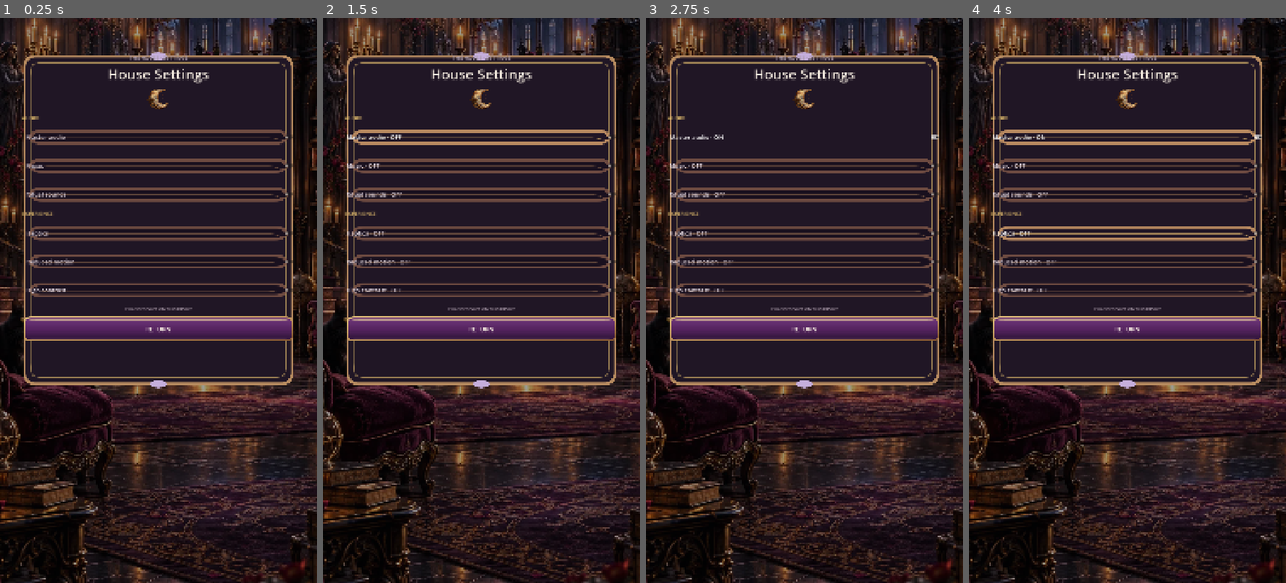
Above: before the commit, frames 1-4 (left to right).
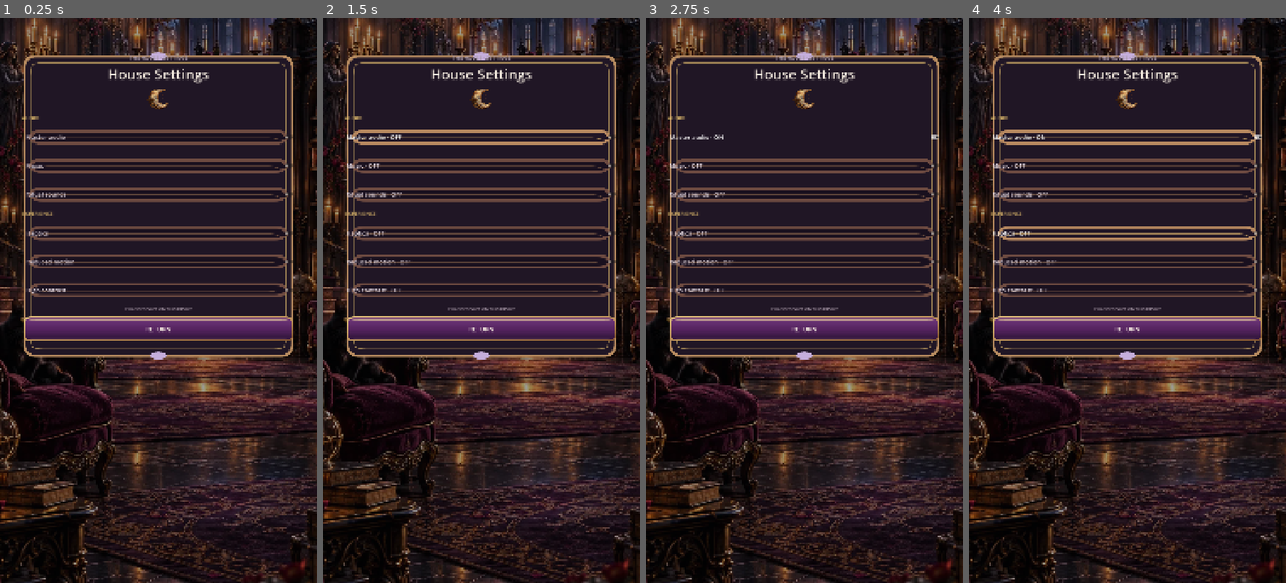
Above: after the commit, the same moments.

Repository: Jay-prodesign/akilta-match3
Game: Godot game, scene res://src/ui/settings/settings_panel.tscn
Same seed, same stepped clock (60 frames per second), same inputs: the game is played once before the commit and once after it. This scene is started directly instead of the project's main scene.
Inputs:
- Up to frame 1 (0.25 s): no input
- Up to frame 2 (1.5 s): click "Master audio" at 0.5 s; click "Master audio · ON" at 1.25 s
- Up to frame 3 (2.75 s): click "Master audio · OFF" at 2 s
- Up to frame 4 (4 s): click "Haptics · OFF" at 2.75 s; click "Haptics · ON" at 3.5 s

The runs differ from the first frame. In frame 1, 3.9% of the frame differs, in the area x 7-93%, y 57-66%; in frame 2, 3.9%; in frame 3, 3.9%; in frame 4, 3.9%.

Commit message:
Restore Settings viewport balance

Diff:
--- a/src/ui/settings/settings_panel.tscn
+++ b/src/ui/settings/settings_panel.tscn
@@ -228,7 +228,7 @@
 anchor_left = 0.055
 anchor_top = 0.055
 anchor_right = 0.945
-anchor_bottom = 0.66
+anchor_bottom = 0.61
 grow_horizontal = 2
 grow_vertical = 2
 theme_override_styles/panel = SubResource("Card")
